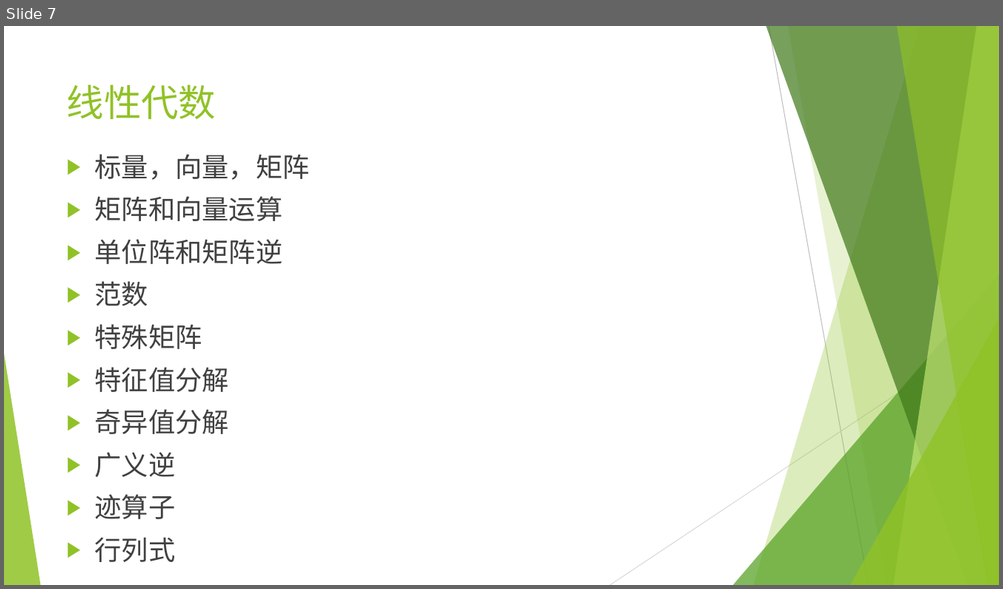
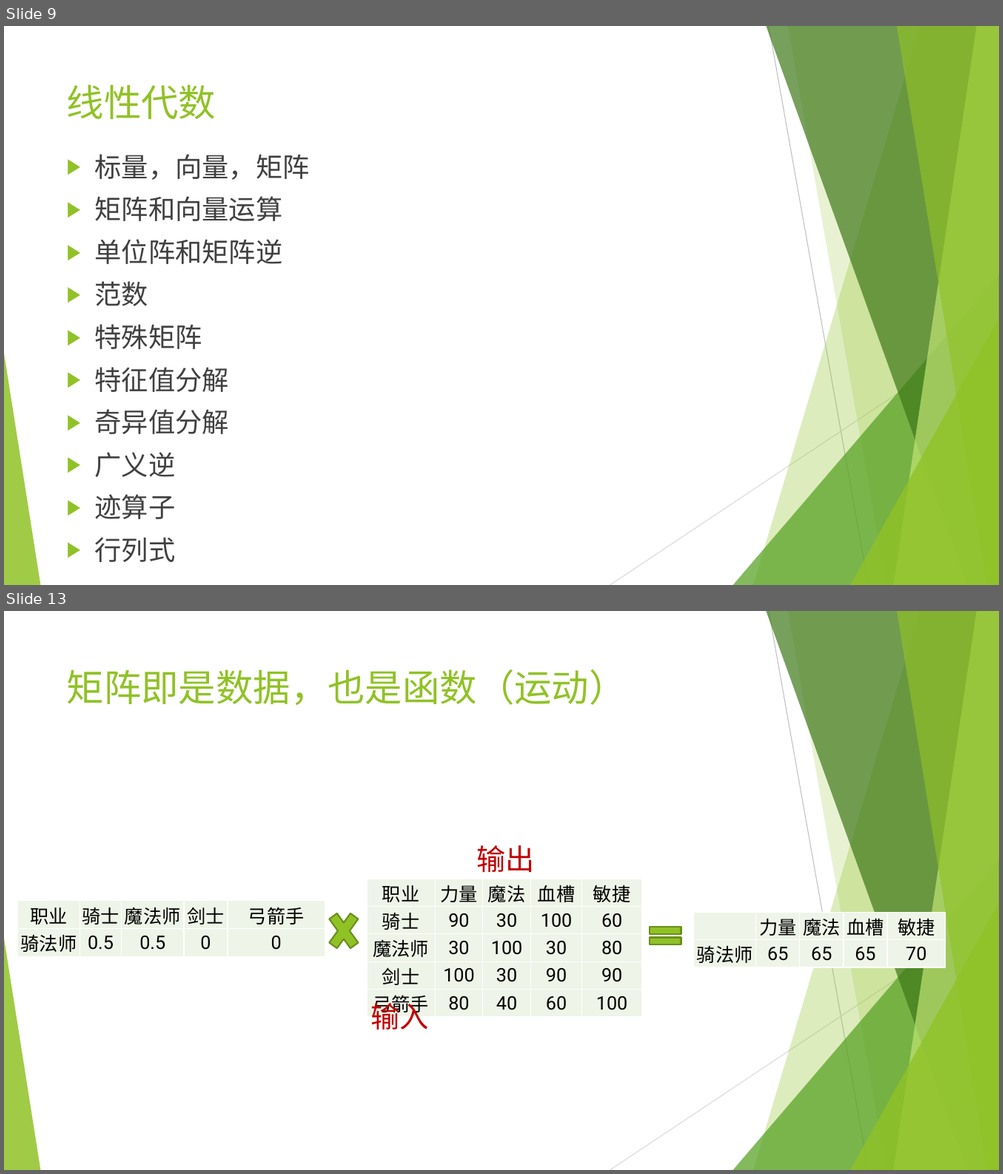
Before and after one commit to wangyi-fudan/BIOL130173, a slide deck: 1_linear_algebra.pptx. Shown one above the other, each under a label of ours: slide 7 before the commit, slides 9 and 13 after it; the slides between them are not shown. The pictures are 1003x589 and 1003x1174 pixels, drawn with LibreOffice and Linux fonts; fonts in the diff are those of the drawing. Boxes give left, top, right and bottom in pixels: in the first picture for what was removed or moved away, otherwise in the second. Text is boxed around its words. In the diff, an @@ line names an element or a change of style, - is before the commit and + after.

```diff
--- a/1_linear_algebra.pptx
+++ b/1_linear_algebra.pptx
@@ slide 13 added at bbox=[4, 611, 999, 1170], background #FFFFFF; not listed: 10 template elements that a slide beside it also shows @@
@@ title added at bbox=[67, 669, 626, 705], 36 pt, text #90C226 @@
+矩阵即是数据，也是函数（运动）
@@ text added at bbox=[476, 846, 534, 872], 28 pt, text #C00000 @@
+输出
@@ table added at bbox=[367, 879, 642, 1019], 5 rows, 5 columns @@
+职业 | 力量 | 魔法 | 血槽 | 敏捷
+骑士 | 90 | 30 | 100 | 60
+魔法师 | 30 | 100 | 30 | 80
+剑士 | 100 | 30 | 90 | 90
+弓箭手 | 80 | 40 | 60 | 100
@@ table added at bbox=[17, 901, 326, 957], 2 rows, 5 columns @@
+职业 | 骑士 | 魔法师 | 剑士 | 弓箭手
+骑法师 | 0.5 | 0.5 | 0 | 0
@@ cross added at bbox=[324, 903, 364, 960], fill #90C226, outline #6B901C 1.5 pt @@
@@ math equal added at bbox=[643, 920, 687, 952], fill #90C226, outline #6B901C 1.5 pt @@
@@ table added at bbox=[694, 912, 945, 966], 2 rows, 5 columns @@
+ | 力量 | 魔法 | 血槽 | 敏捷
+骑法师 | 65 | 65 | 65 | 70
@@ text added at bbox=[370, 998, 428, 1030], 28 pt, text #C00000 @@
+输入
@@ what was slide 7 is now slide 9 @@
```
Also in this commit, not shown: 1 slide changed, 19 other slides added.
